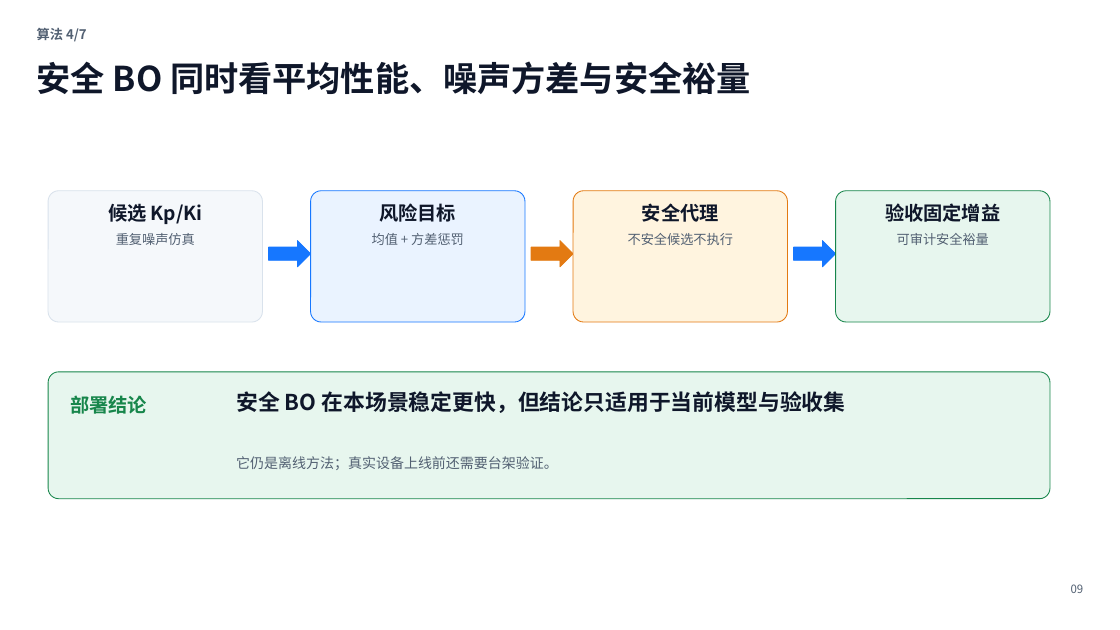
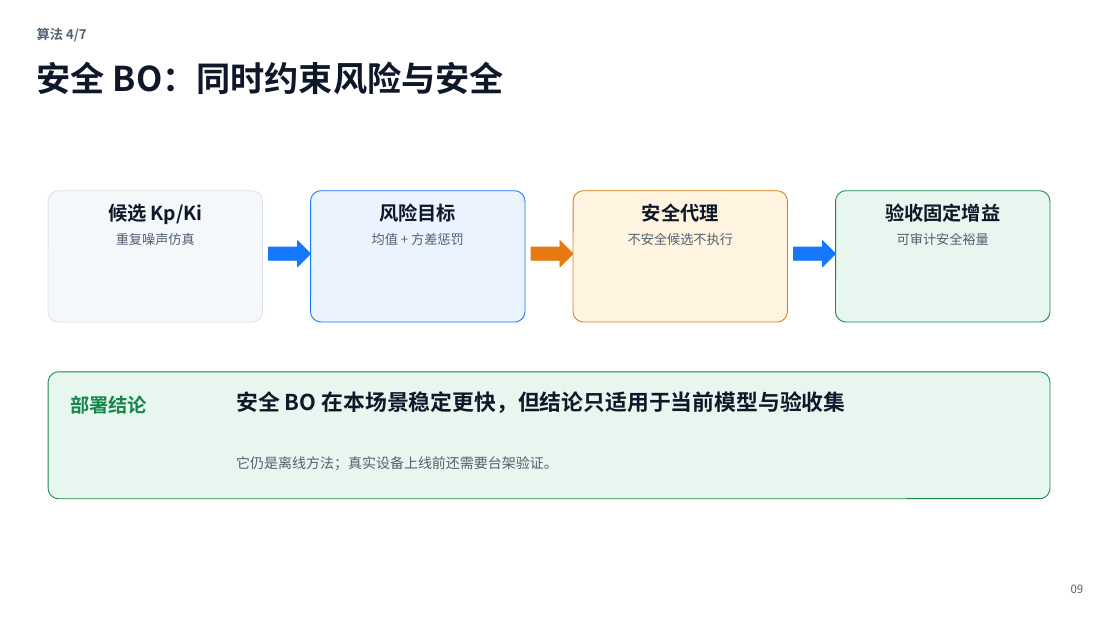
Before and after one commit to HlinForest/hvac-ai-pid-demo, a slide deck: slide 9 of outputs_embedded_demo/ESP32_七算法温度闭环_零基础教学.pptx. Drawn at 1120x630 pixels with LibreOffice and Linux fonts; fonts in the diff are those of the drawing. Boxes give left, top, right and bottom in pixels: in the first picture for what was removed or moved away, otherwise in the second. Text is boxed around its words. In the diff, an @@ line names an element or a change of style, - is before the commit and + after.

```diff
--- a/outputs_embedded_demo/ESP32_七算法温度闭环_零基础教学.pptx
+++ b/outputs_embedded_demo/ESP32_七算法温度闭环_零基础教学.pptx
@@ text at (37,61,504,94): text changed @@
-安全 BO 同时看平均性能、噪声方差与安全裕量
+安全 BO：同时约束风险与安全
```
Also in this commit, not shown: 19 other slides changed, 24 other files.
